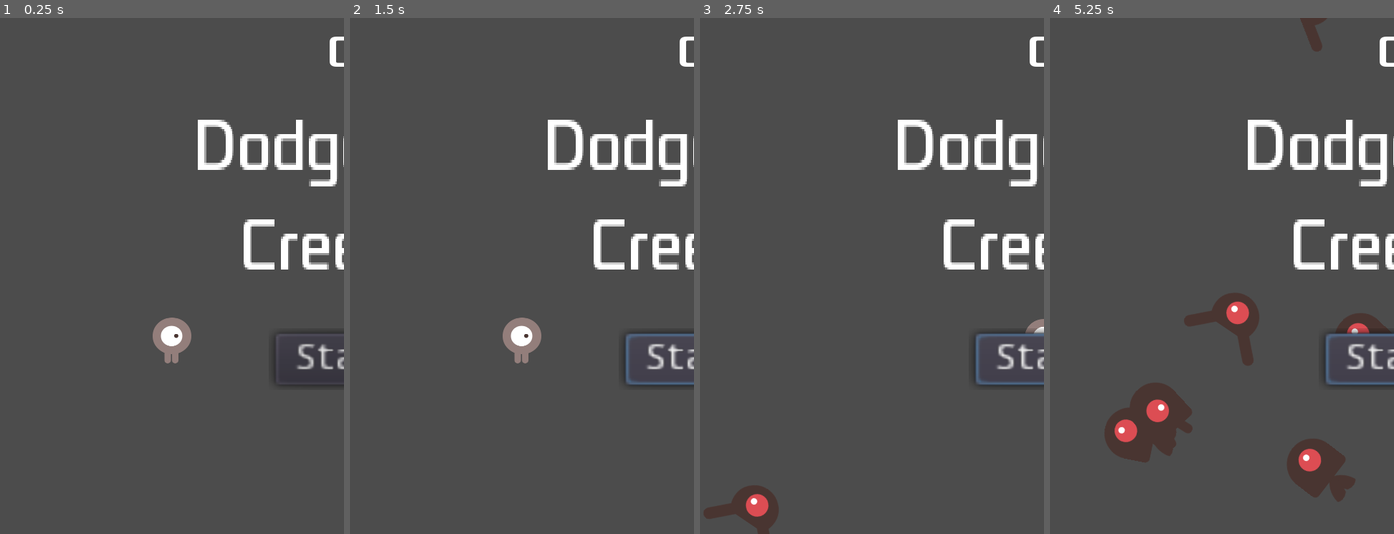
Above: before the commit, frames 1-4 (left to right).
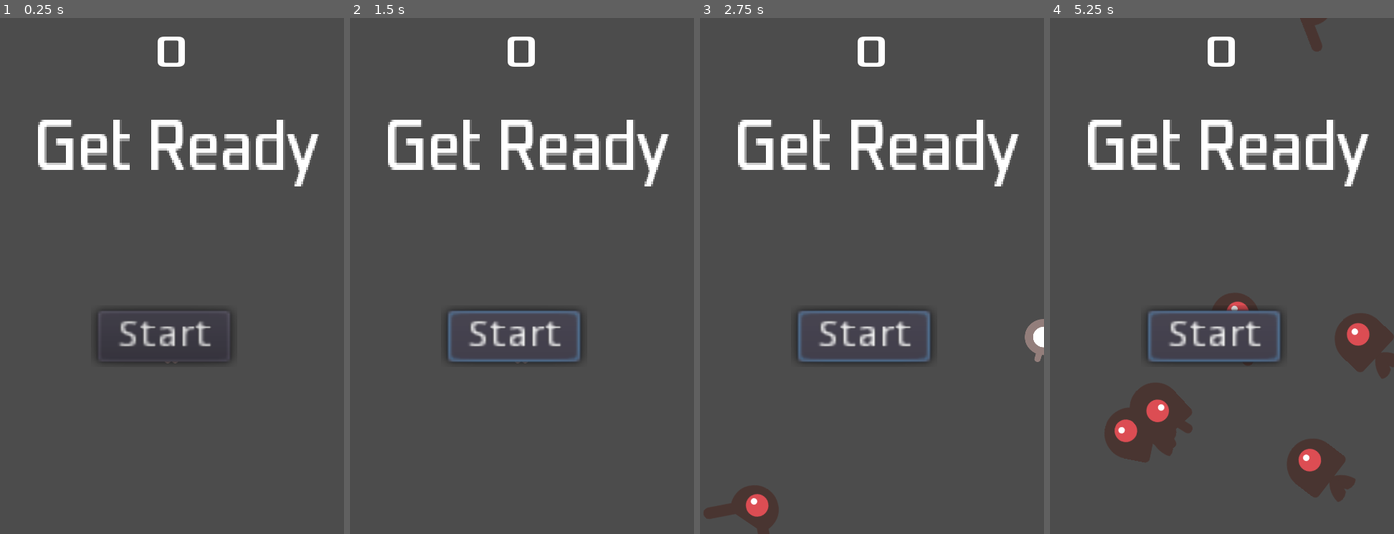
Above: after the commit, the same moments.

Repository: ivanfernandezmo/DodgeTheCreeps
Game: Godot game, scene res://Main.tscn
Two runs of this game, one before a commit and one after it. Both use one fixed random seed, a clock stepped at 60 frames per second and the inputs below.
Inputs:
- Up to frame 1 (0.25 s): no input
- Up to frame 2 (1.5 s): click "Start" at 0.5 s; click "Start" at 1.25 s
- Up to frame 3 (2.75 s): tap Enter at 2 s; hold Right (move_right) from 2.03 s (still down)
- Up to frame 4 (5.25 s): release Right (move_right) at 2.78 s; hold Down (move_down) 2.78-3.53 s; hold Right (move_right) 3.53-4.28 s; hold Up (move_up) 4.28-5.03 s; hold Left (move_left) from 5.03 s (still down)

The runs differ from the first frame. In frame 1, 7.6% of the frame differs, in the area x 11-100%, y 3-72%; in frame 2, 8.4%; in frame 3, 8.2%; in frame 4, 9.4%.
Error before the commit: Invalid set index 'text' (on base: 'null instance') with value of type 'String'. (res://HUD.gd:6)

Commit message:
Update HUD.tscn

Diff:
--- a/HUD.tscn
+++ b/HUD.tscn
@@ -17,17 +17,17 @@
 [node name="ScoreLabel" type="Label" parent="."]
 anchor_left = 0.5
 anchor_right = 0.5
-margin_left = 216.0
+margin_left = -24.0
 margin_top = 8.0
-margin_right = 261.0
+margin_right = 21.0
 margin_bottom = 86.0
 custom_fonts/font = SubResource( 1 )
 text = "0"
 
-[node name="Missatge" type="Label" parent="."]
-margin_left = 128.0
+[node name="Message" type="Label" parent="."]
+margin_left = -104.0
 margin_top = 112.0
-margin_right = 437.0
+margin_right = 205.0
 margin_bottom = 193.0
 rect_scale = Vector2( 2.27999, 3.32 )
 custom_fonts/font = SubResource( 2 )
@@ -36,10 +36,10 @@
 align = 1
 
 [node name="StartButton" type="Button" parent="."]
-margin_left = 384.0
-margin_top = 440.0
-margin_right = 425.0
-margin_bottom = 460.0
+margin_left = 136.0
+margin_top = 408.0
+margin_right = 177.0
+margin_bottom = 428.0
 rect_scale = Vector2( 4.53346, 3.61167 )
 text = "Start"
 
